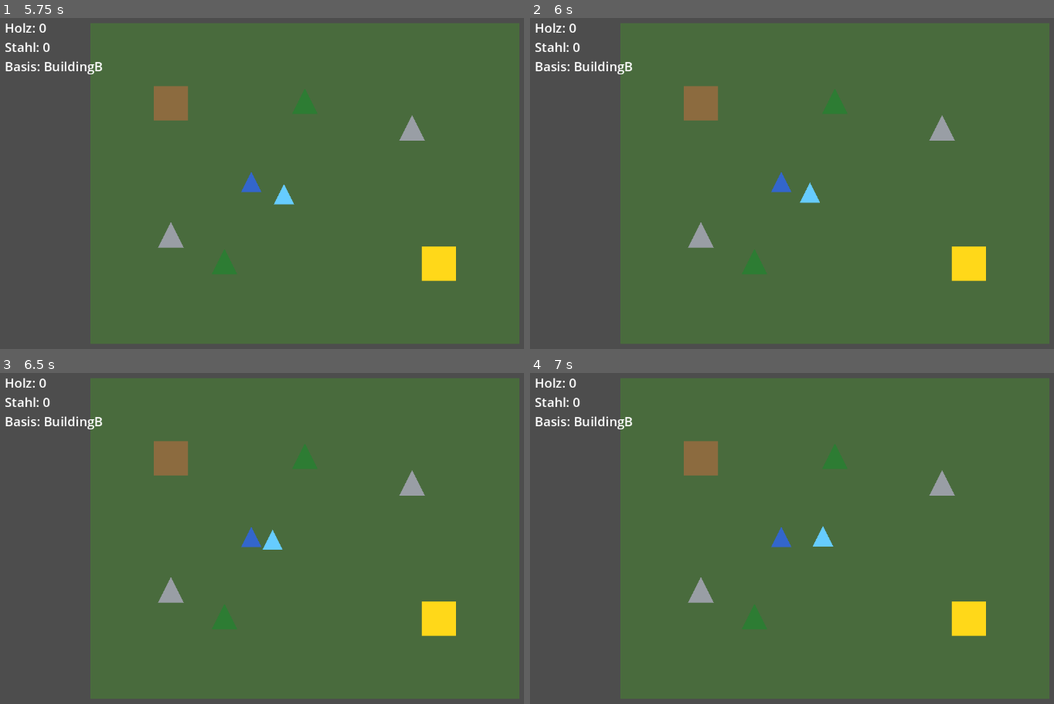
Above: before the commit, frames 1-4 (two rows, left to right).
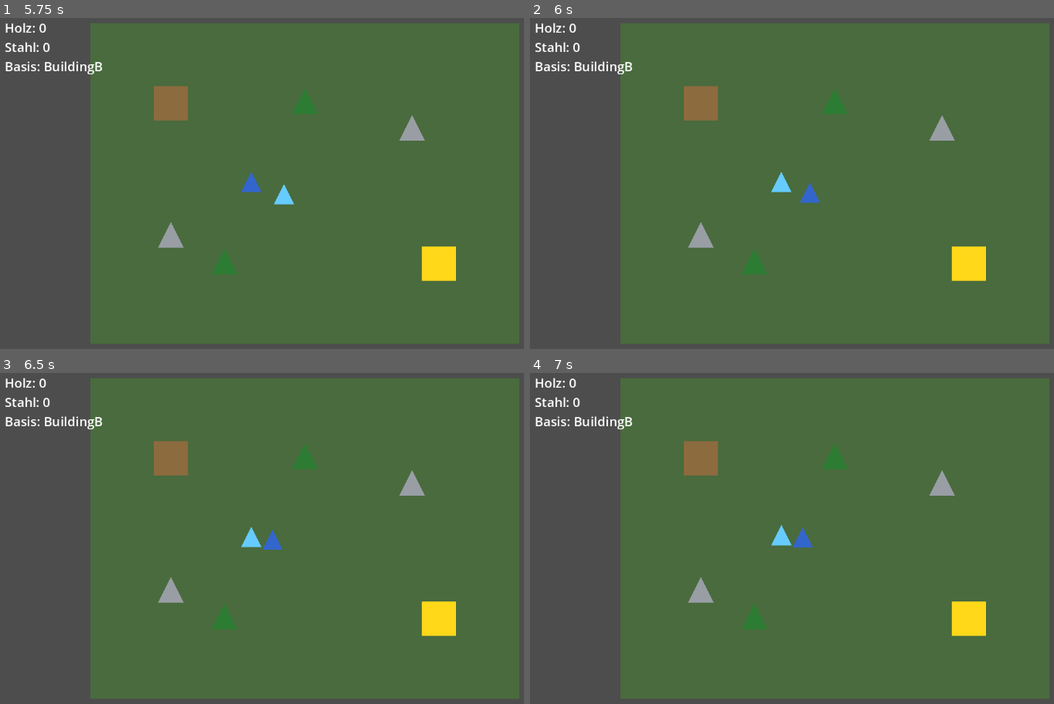
Above: after the commit, the same moments.

Repository: DreckigerDan-dev/Koop-aufbau
Game: Godot game, scene res://scenes/main/main.tscn
Two runs of this game, one before a commit and one after it. Both use one fixed random seed, a clock stepped at 60 frames per second and the inputs below.
Inputs (mouse positions are in pixels of both pictures, inside the frame that each line leads up to):
- Up to frame 1 (5.75 s): tap Enter at 0.5 s; move the mouse to (172, 104) at 0.52 s; click (172, 104) at 0.67 s; move the mouse to (440, 262) at 1.27 s; click (440, 262) at 1.42 s; move the mouse to (303, 104) at 2.02 s; click (303, 104) at 2.17 s; move the mouse to (225, 262) at 2.77 s; click (225, 262) at 2.92 s; move the mouse to (413, 130) at 3.52 s; click (413, 130) at 3.67 s; move the mouse to (172, 236) at 4.27 s; click (172, 236) at 4.42 s; move the mouse to (282, 196) at 5.02 s; click (282, 196) at 5.17 s
- Up to frame 2 (6 s): tap Space at 5.75 s; move the mouse to (781, 183) at 5.77 s; click (781, 183) at 5.92 s
- Up to frame 3 (6.5 s): no input
- Up to frame 4 (7 s): move the mouse to (970, 521) at 6.52 s; click (970, 521) at 6.67 s

Frame 1 is identical in both runs. In frame 2, 0.3% of the frame differs, in the area x 46-56%, y 46-56%; in frame 3, 0.2%; in frame 4, 0.4%, in the area x 46-58%, y 45-53%.

Commit message:
Arbeiter-Klickerkennung über eigene Area2D statt CharacterBody2D
Die Debug-Logs zeigten: Mausklicks auf die CharacterBody2D-Arbeiter
kamen nie an, während Area2D (Gebäude, Ressourcen) zuverlässig
funktionierte. Arbeiter bekommen jetzt eine eigene ClickArea (Area2D)
für die Klickerkennung, analog zu Gebäuden/Ressourcen.

Diff:
--- a/scenes/units/worker.tscn
+++ b/scenes/units/worker.tscn
@@ -19,3 +19,8 @@
 path_desired_distance = 4.0
 target_desired_distance = 4.0
 avoidance_enabled = false
+
+[node name="ClickArea" type="Area2D" parent="."]
+
+[node name="ClickShape" type="CollisionShape2D" parent="ClickArea"]
+shape = SubResource("CircleShape2D_worker")
--- a/scripts/units/worker.gd
+++ b/scripts/units/worker.gd
@@ -11,6 +11,7 @@
 
 @onready var nav_agent: NavigationAgent2D = $NavigationAgent2D
 @onready var visual: Polygon2D = $Visual
+@onready var click_area: Area2D = $ClickArea
 
 var _target_resource: Area2D = null
 var _moving := false
@@ -18,7 +19,7 @@
 
 func _ready() -> void:
 	add_to_group("workers")
-	input_event.connect(_on_input_event)
+	click_area.input_event.connect(_on_input_event)
 	visual.color = normal_color
 
 func _on_input_event(_viewport: Node, event: InputEvent, _shape_idx: int) -> void:
